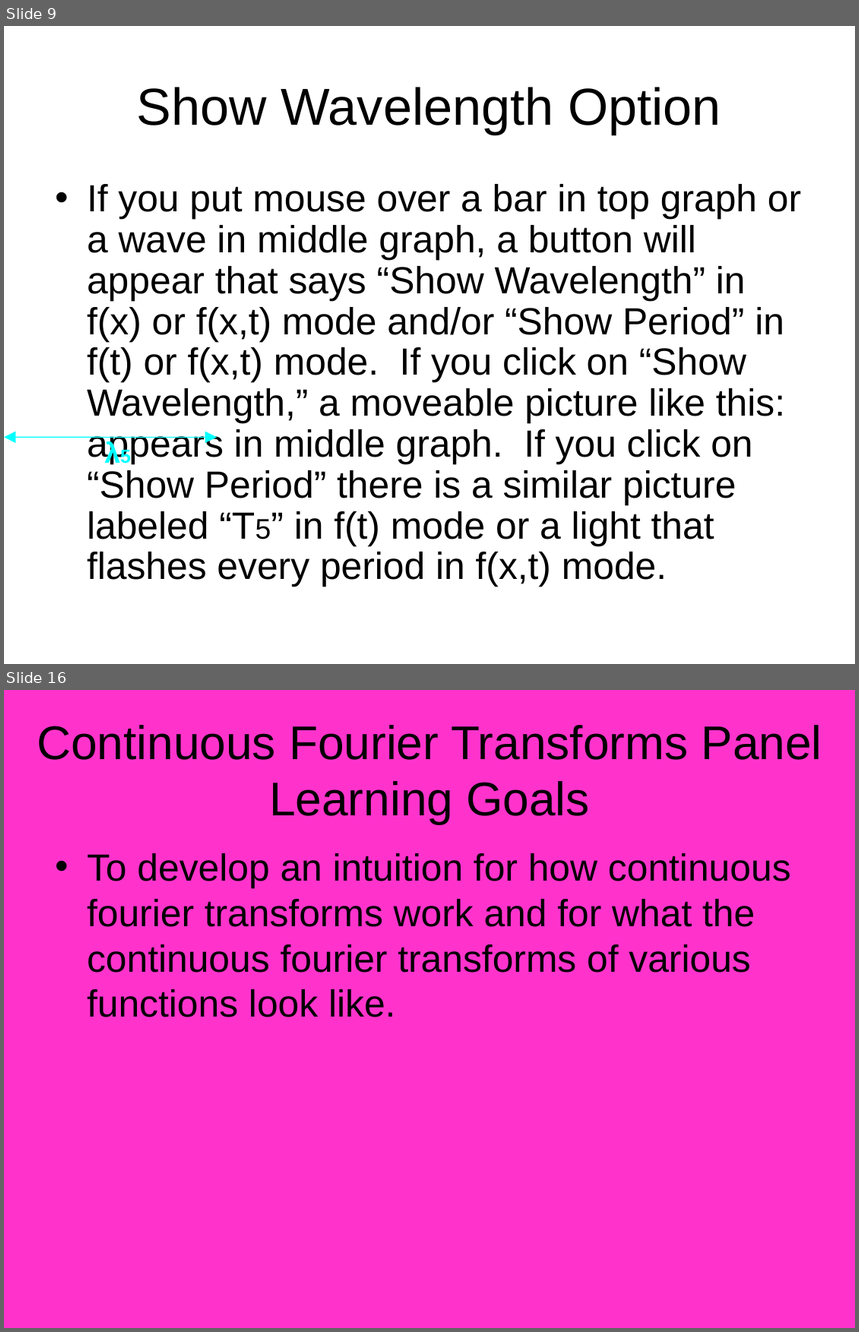
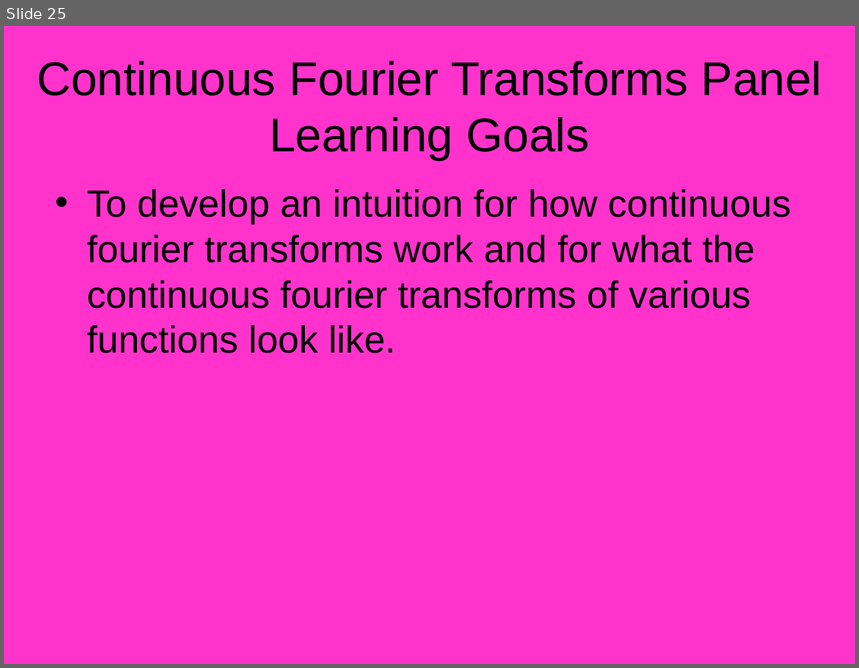
Before and after one commit to azharawaw/sim, a slide deck: trunk/fourier/doc/Fourier_Design_Outline.ppt. Shown one above the other, each under a label of ours: slides 9 and 16 before the commit, slide 25 after it; the slides between them are not shown. The pictures are 859x1332 and 859x668 pixels, drawn with LibreOffice and Linux fonts; fonts in the diff are those of the drawing. Boxes give left, top, right and bottom in pixels: in the first picture for what was removed or moved away, otherwise in the second. Text is boxed around its words. In the diff, an @@ line names an element or a change of style, - is before the commit and + after.

```diff
--- a/trunk/fourier/doc/Fourier_Design_Outline.ppt
+++ b/trunk/fourier/doc/Fourier_Design_Outline.ppt
@@ slide 9 removed at (4,26,855,664), background #FFFFFF @@
@@ title removed at (137,87,721,135) @@
-Show Wavelength Option
@@ text removed at (87,184,801,588) @@
-• If you put mouse over a bar in top graph or a wave in middle graph, a button will appear that says “Show Wavelength” in f(x) or f(x,t) mode and/or “Show Period” in f(t) or f(x,t) mode. If you click on “Show Wavelength,” a moveable picture like this: appears in middle graph. If you click on “Show Period” there is a similar picture labeled “T5” in f(t) mode or a light that flashes every period in f(x,t) mode.
@@ text removed at (96,430,145,473) @@
-λ5
@@ double arrow removed from (4, 437) to (217, 437) @@
@@ what was slide 16 is now slide 25 @@
```
Also in this commit, not shown: 11 slides changed, 16 slides added, 5 other slides removed.
